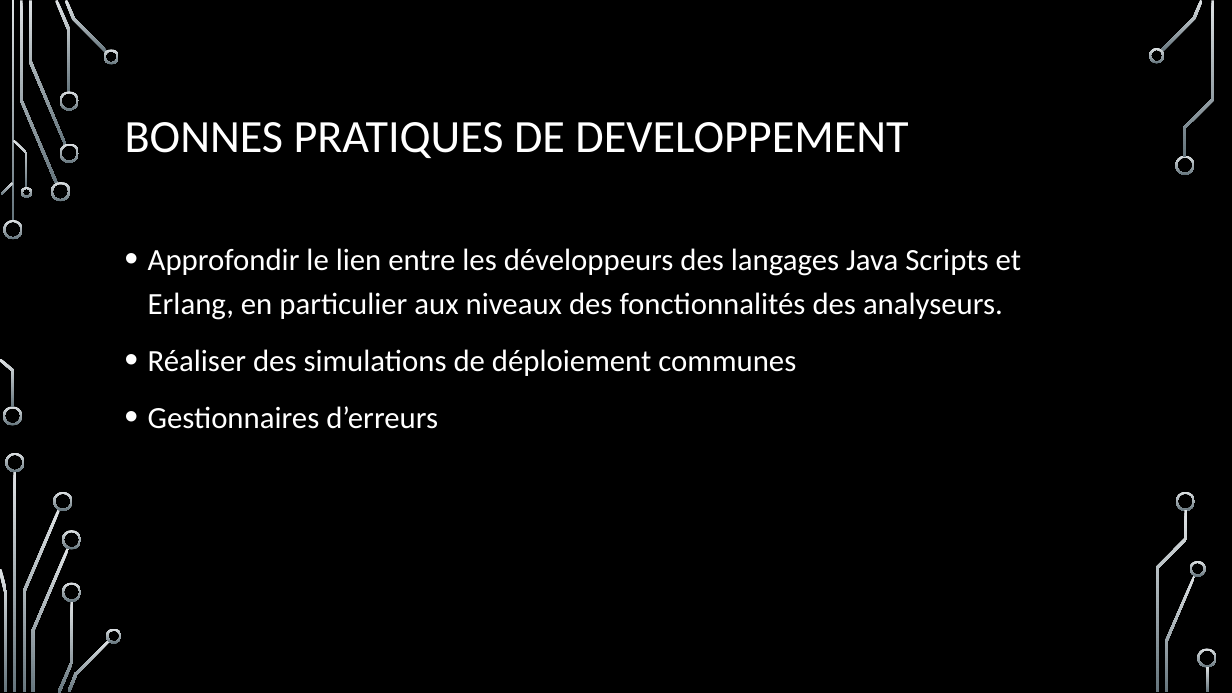
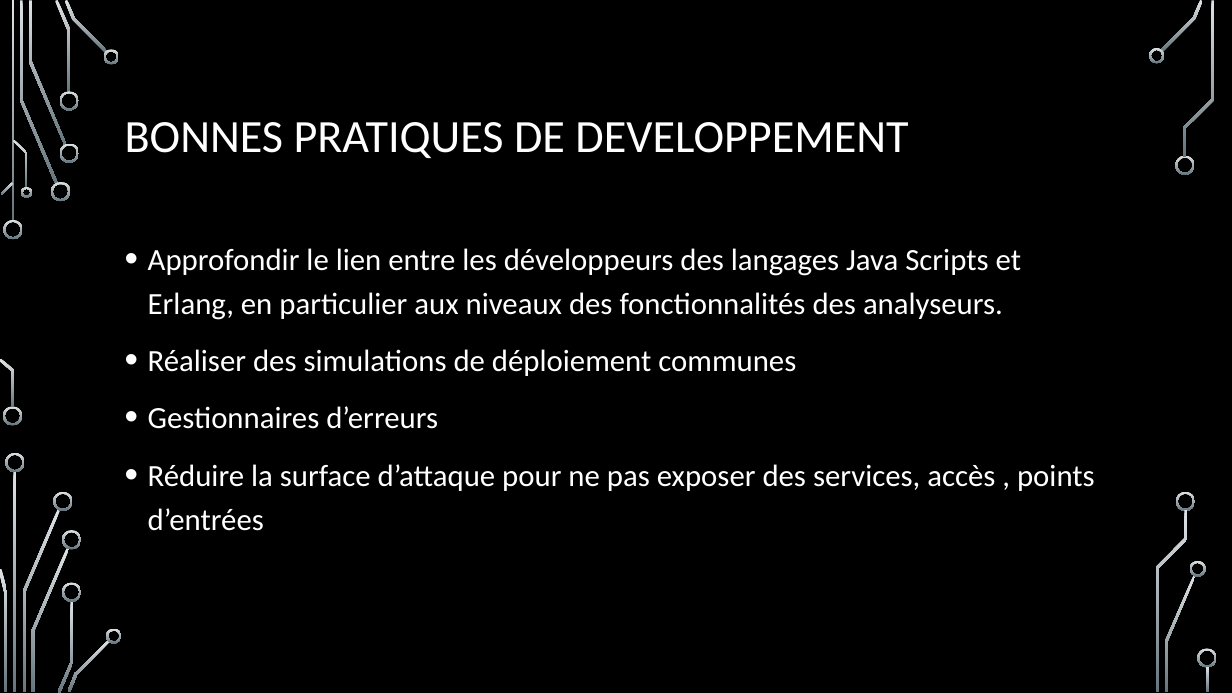
Before and after one commit to Guillaumeclavel/Etude_Faille_CVE_12636, a slide deck: slide 8 of Présentation étude de faille CVE 2017-12635 ET 12636.pptx. Drawn at 1232x693 pixels with LibreOffice and Linux fonts; fonts in the diff are those of the drawing; background and template pictures are left out. Boxes give left, top, right and bottom in pixels: in the first picture for what was removed or moved away, otherwise in the second. Text is boxed around its words. In the diff, an @@ line names an element or a change of style, - is before the commit and + after.

```diff
--- a/Présentation étude de faille CVE 2017-12635 ET 12636.pptx
+++ b/Présentation étude de faille CVE 2017-12635 ET 12636.pptx
@@ text at (148,464,1095,531): paragraph added @@
+• Réduire la surface d’attaque pour ne pas exposer des services, accès , points d’entrées
```
Also in this commit, not shown: 2 other slides changed, 3 slides added.
